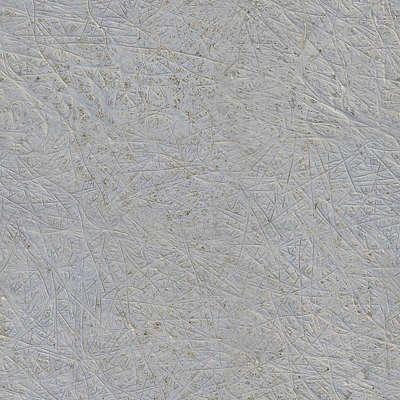
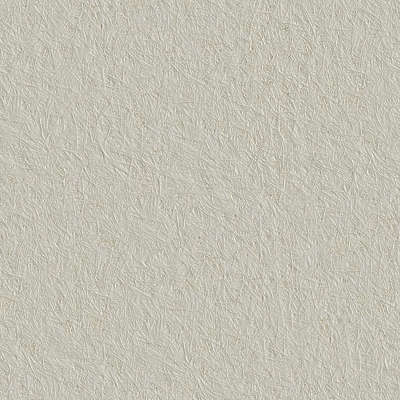
Revision of a layered 400 x 400 image; what changed, layer by layer:
painted on "Layer 0" over [0, 0, 400, 400]
